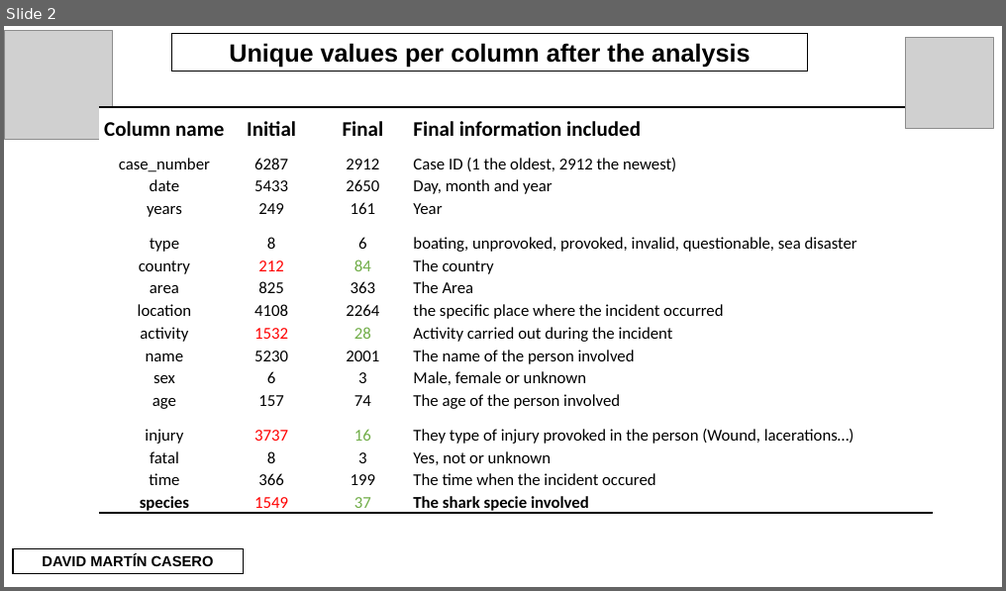
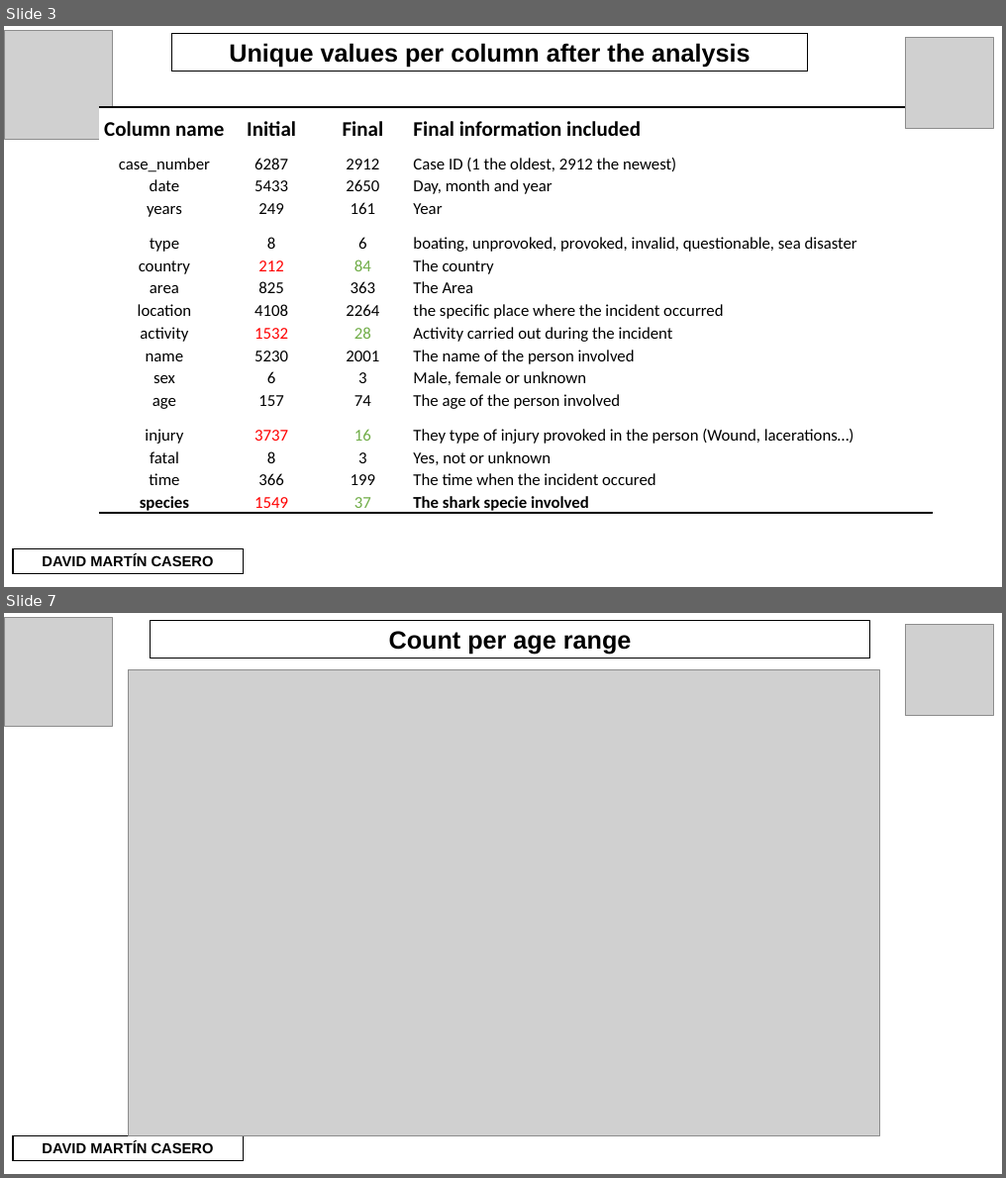
Before and after one commit to Davidmcii/DMC-w2-pandas-project, a slide deck: Presentation/W2-sharks-DavidMC-ongoing.pptx. Shown one above the other, each under a label of ours: slide 2 before the commit, slides 3 and 7 after it; the slides between them are not shown. The pictures are 1006x591 and 1006x1178 pixels, drawn with LibreOffice and Linux fonts; fonts in the diff are those of the drawing; grey boxes stand for pictures. Boxes give left, top, right and bottom in pixels: in the first picture for what was removed or moved away, otherwise in the second. Text is boxed around its words. In the diff, an @@ line names an element or a change of style, - is before the commit and + after.

```diff
--- a/Presentation/W2-sharks-DavidMC-ongoing.pptx
+++ b/Presentation/W2-sharks-DavidMC-ongoing.pptx
@@ slide 7 added at box(4, 613, 1002, 1174), background #FFFFFF @@
@@ picture added at box(4, 618, 113, 726) @@
@@ rectangle added at box(150, 621, 871, 658), fill #FFFFFF, outline #000000 1 pt, 24 pt, text #000000, bold @@
+Count per age range
@@ picture added at box(905, 624, 994, 715) @@
@@ picture added at box(129, 669, 880, 1137) @@
@@ rectangle added at box(13, 1137, 243, 1161), fill #FFFFFF, outline #000000 1 pt, 14 pt, text #000000, bold @@
+DAVID MARTÍN CASERO
@@ what was slide 2 is now slide 3 @@
```
Also in this commit, not shown: 4 slides changed, 2 other slides added, 1 other file.
